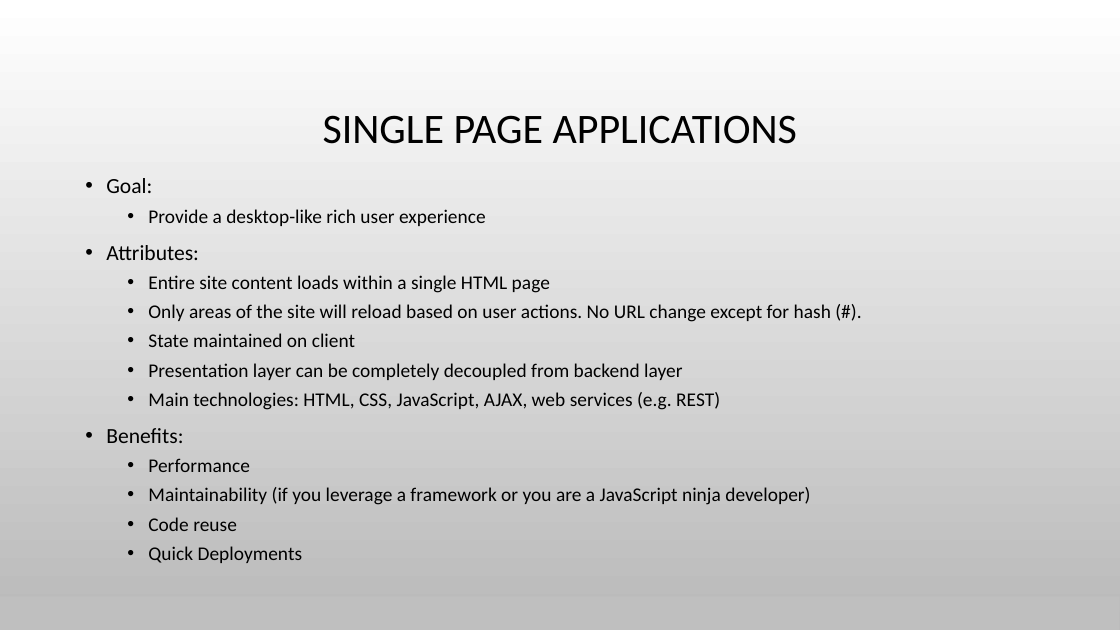
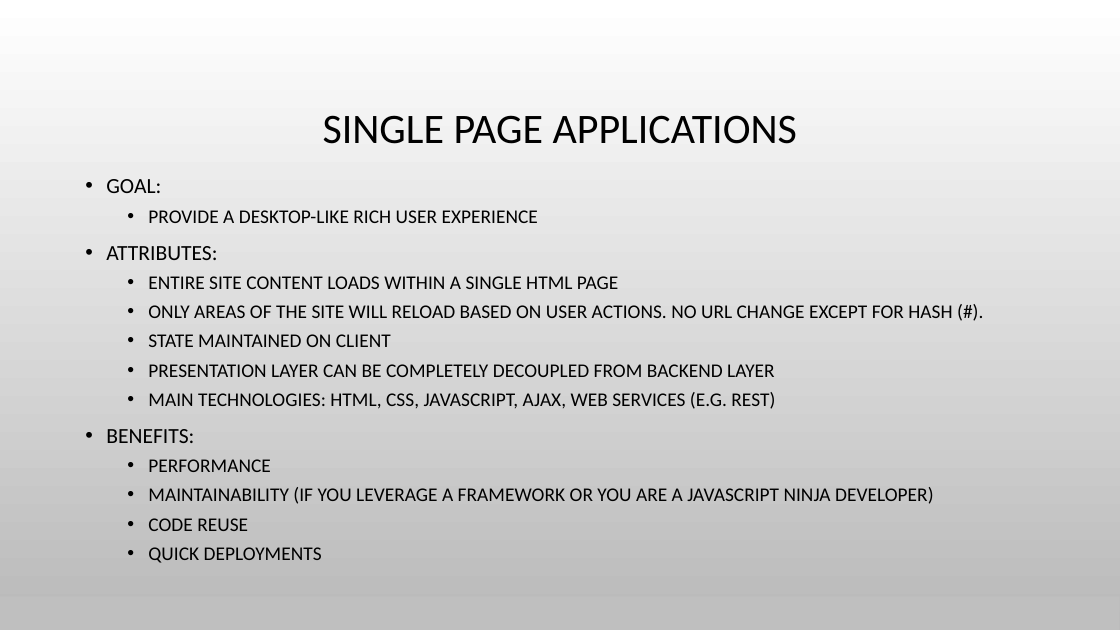
Before and after one commit to spietrek/spsnyc2015, a slide deck: slide 5 of Building SPAs in SharePoint Using AngularJS.pptx. Drawn at 1120x630 pixels with LibreOffice and Linux fonts; fonts in the diff are those of the drawing; background and template pictures are left out. Boxes give left, top, right and bottom in pixels: in the first picture for what was removed or moved away, otherwise in the second. Text is boxed around its words. In the diff, an @@ line names an element or a change of style, - is before the commit and + after.

```diff
--- a/Building SPAs in SharePoint Using AngularJS.pptx
+++ b/Building SPAs in SharePoint Using AngularJS.pptx
@@ text at box(106, 179, 952, 563): text changed @@
-• Goal:
-  • Provide a desktop-like rich user experience
-• Attributes:
-  • Entire site content loads within a single HTML page
-  • Only areas of the site will reload based on user actions. No URL change except for hash (#).
-  • State maintained on client
-  • Presentation layer can be completely decoupled from backend layer
-  • Main technologies: HTML, CSS, JavaScript, AJAX, web services (e.g. REST)
-• Benefits:
-  • Performance
-  • Maintainability (if you leverage a framework or you are a JavaScript ninja developer)
-  • Code reuse
-  • Quick Deployments
+• GOAL:
+  • PROVIDE A DESKTOP-LIKE RICH USER EXPERIENCE
+• ATTRIBUTES:
+  • ENTIRE SITE CONTENT LOADS WITHIN A SINGLE HTML PAGE
+  • ONLY AREAS OF THE SITE WILL RELOAD BASED ON USER ACTIONS. NO URL CHANGE EXCEPT FOR HASH (#).
+  • STATE MAINTAINED ON CLIENT
+  • PRESENTATION LAYER CAN BE COMPLETELY DECOUPLED FROM BACKEND LAYER
+  • MAIN TECHNOLOGIES: HTML, CSS, JAVASCRIPT, AJAX, WEB SERVICES (E.G. REST)
+• BENEFITS:
+  • PERFORMANCE
+  • MAINTAINABILITY (IF YOU LEVERAGE A FRAMEWORK OR YOU ARE A JAVASCRIPT NINJA DEVELOPER)
+  • CODE REUSE
+  • QUICK DEPLOYMENTS
```
Also in this commit, not shown: 11 other slides changed.
